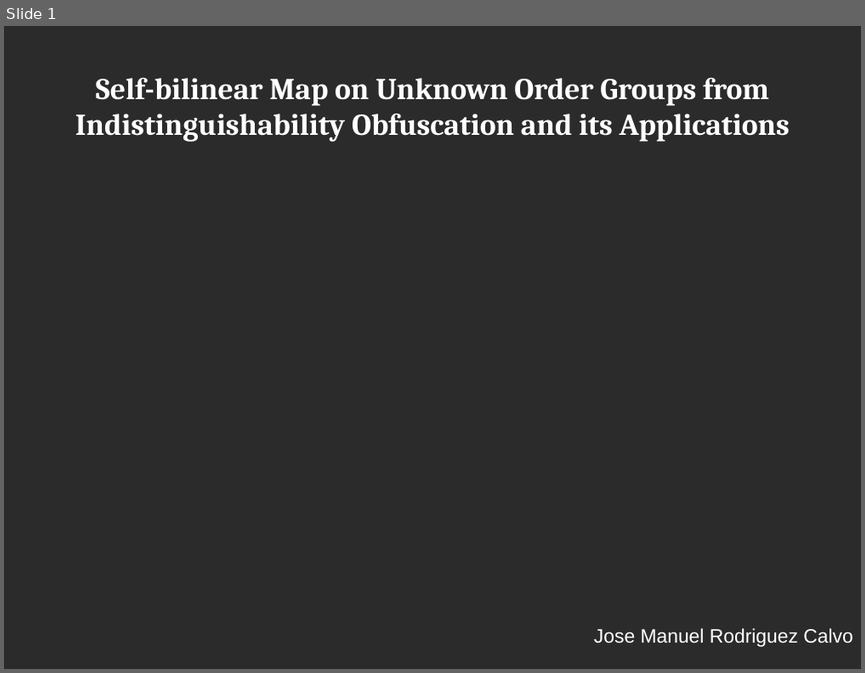
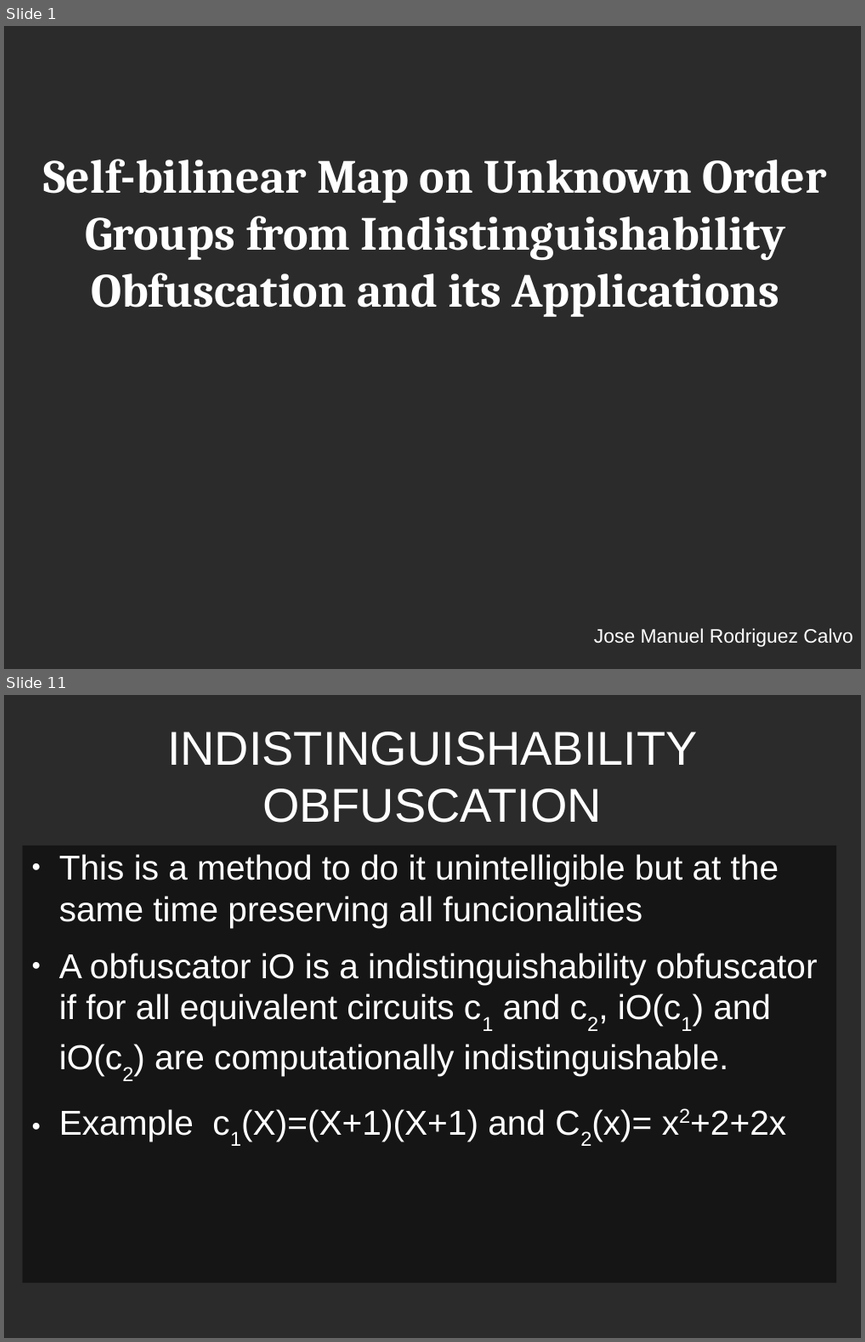
Before and after one commit to jmrCalvo/Network-Security, a slide deck: exposition.odp. Shown one above the other, each under a label of ours: slide 1 before the commit, slides 1 and 11 after it; the slides between them are not shown. The pictures are 865x673 and 865x1342 pixels, drawn with LibreOffice and Linux fonts; fonts in the diff are those of the drawing; background and template pictures are left out; a plain dark background stands for a picture behind light text. Boxes give left, top, right and bottom in pixels: in the first picture for what was removed or moved away, otherwise in the second. Text is boxed around its words. In the diff, an @@ line names an element or a change of style, - is before the commit and + after.

```diff
--- a/exposition.odp
+++ b/exposition.odp
@@ slide 11 added at [4,695,861,1338], background picture (left out) @@
@@ title added at [167,732,697,823], 44 pt, text #FFFFFF @@
+INDISTINGUISHABILITY OBFUSCATION
@@ text added at [23,845,837,1282], fill #000000 at 50% opacity, 32 pt, text #FFFFFF @@
+● This is a method to do it unintelligible but at the same time preserving all funcionalities
+● A obfuscator iO is a indistinguishability obfuscator if for all equivalent circuits c1 and c2, iO(c1) and iO(c2) are computationally indistinguishable.
+● Example c1(X)=(X+1)(X+1) and C2(x)= x2+2+2x
@@ slide 1 changed as well @@
@@ title "Self-bilinear Map on Unknown Order ...": place and size @@
-title "Self-bilinear Map on Unknown Order ..." at [75,78,789,142]
+title "Self-bilinear Map on Unknown Order ..." at [43,159,827,317]
@@ title "Self-bilinear Map on Unknown Order ..." at [43,159,827,317]: size 28 to 44 pt @@
```
Also in this commit, not shown: 11 other slides added, 1 other file.
